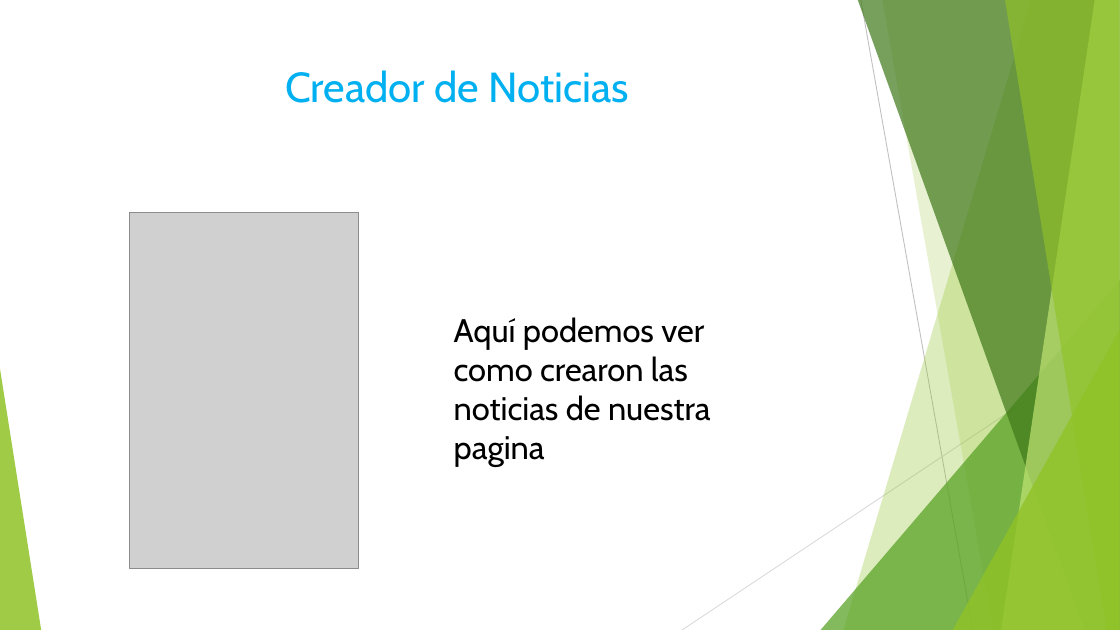
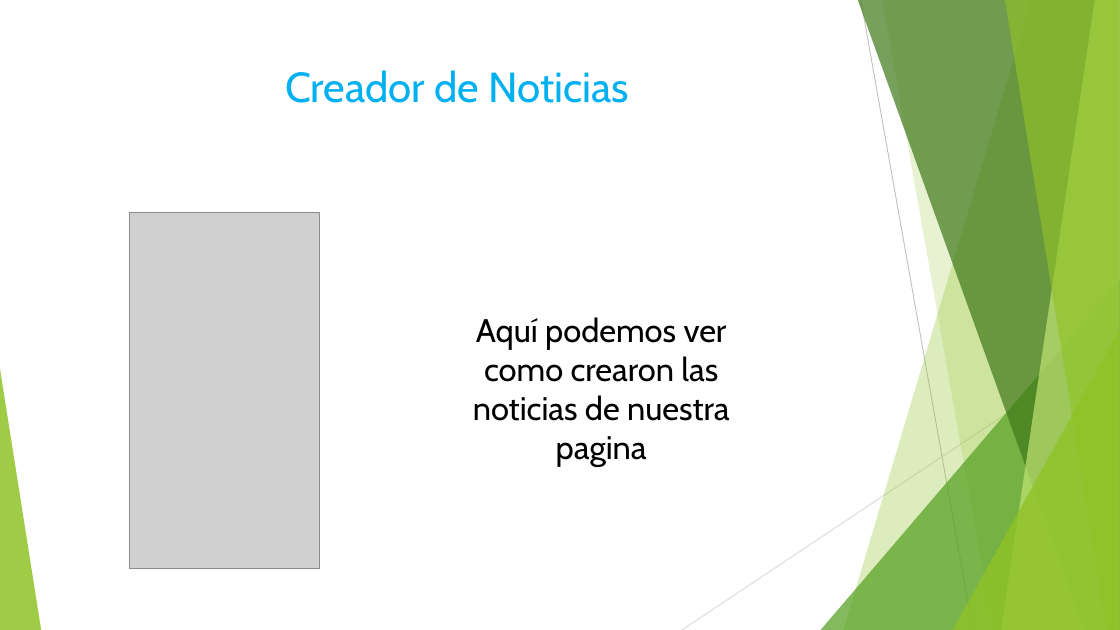
Before and after one commit to Tiinocm/ProyectoIntegrado, a slide deck: slide 9 of carles/poryecto integrado.pptx. Drawn at 1120x630 pixels with LibreOffice and Linux fonts; fonts in the diff are those of the drawing; grey boxes stand for pictures. Boxes give left, top, right and bottom in pixels: in the first picture for what was removed or moved away, otherwise in the second. Text is boxed around its words. In the diff, an @@ line names an element or a change of style, - is before the commit and + after.

```diff
--- a/carles/poryecto integrado.pptx
+++ b/carles/poryecto integrado.pptx
@@ picture: place and size @@
-picture at (129,212,359,568)
+picture at (129,212,320,568)
@@ text "Aquí podemos ver como crearon ..." at (473,317,729,467): alignment left to centre @@
```
Also in this commit, not shown: 7 other slides changed.
